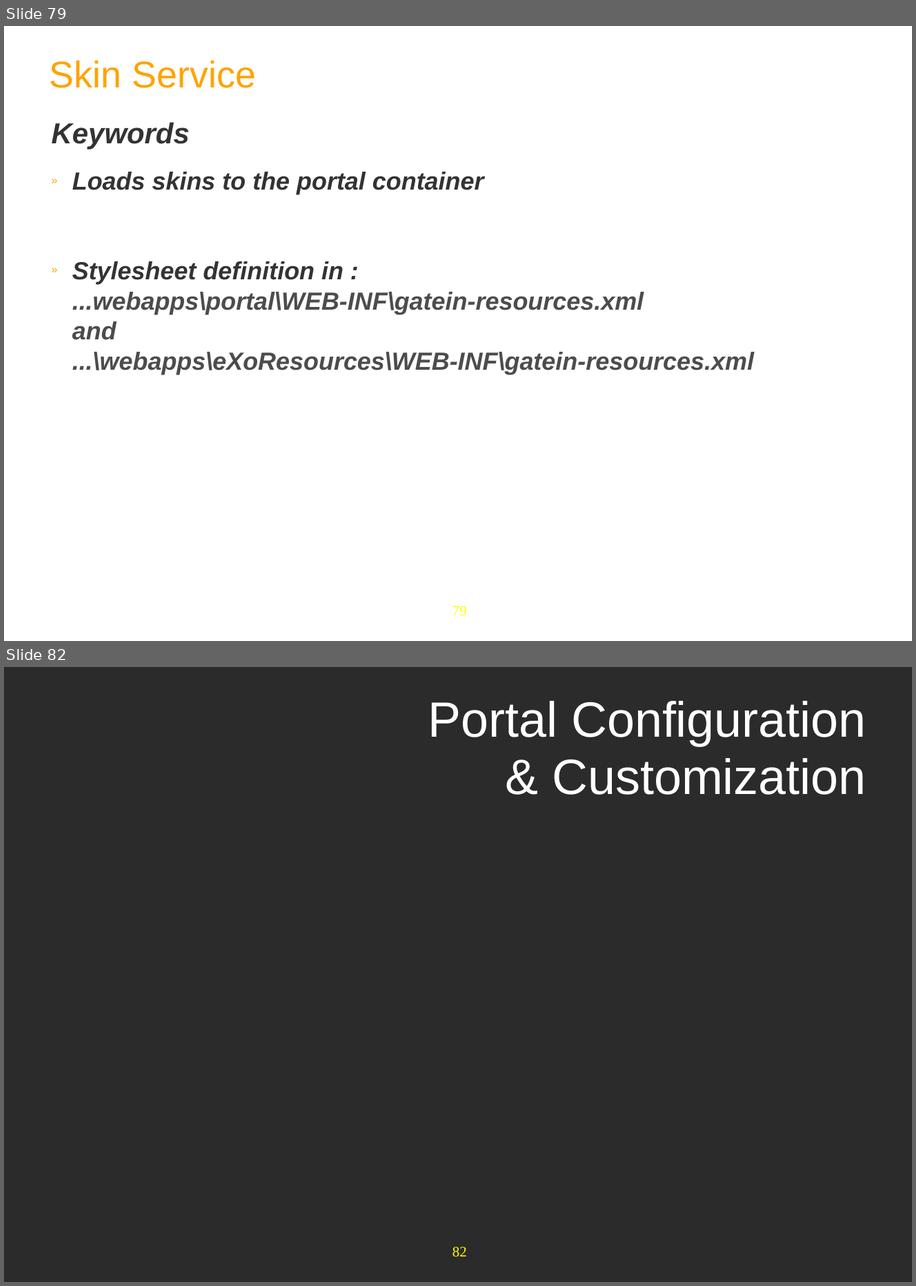
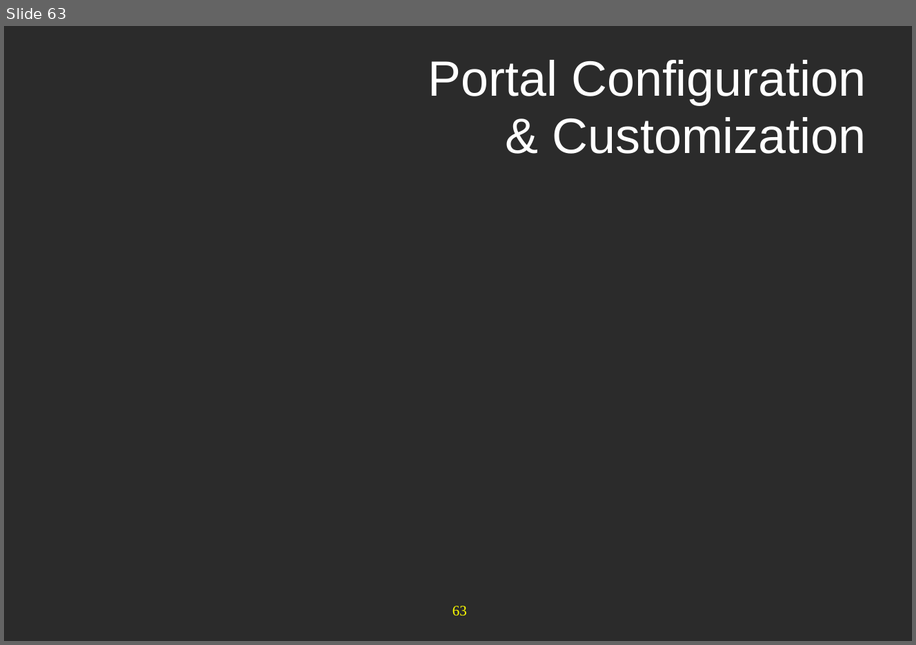
Before and after one commit to anhvurz90/training, a slide deck: exo-developer/210-configuration/slides/210-Portal-configuration-XDev-en.ppt. Shown one above the other, each under a label of ours: slides 79 and 82 before the commit, slide 63 after it; the slides between them are not shown. The pictures are 916x1286 and 916x645 pixels, drawn with LibreOffice and Linux fonts; fonts in the diff are those of the drawing; background and template pictures are left out; a plain dark background stands for a picture behind light text. Boxes give left, top, right and bottom in pixels: in the first picture for what was removed or moved away, otherwise in the second. Text is boxed around its words. In the diff, an @@ line names an element or a change of style, - is before the commit and + after.

```diff
--- a/exo-developer/210-configuration/slides/210-Portal-configuration-XDev-en.ppt
+++ b/exo-developer/210-configuration/slides/210-Portal-configuration-XDev-en.ppt
@@ slide 79 removed at (4,26,912,641), background #FFFFFF; not listed: 1 template element that a slide beside it also shows @@
@@ text removed at (50,60,256,88) @@
-Skin Service
@@ text removed at (52,122,754,374) @@
-Keywords
-» Loads skins to the portal container
-» Stylesheet definition in :
-  ...webapps\portal\WEB-INF\gatein-resources.xml
-  and
-  ...\webapps\eXoResources\WEB-INF\gatein-resources.xml
@@ what was slide 82 is now slide 63 @@
@@ page number at (452,606,467,615): text changed @@
-82
+63
```
Also in this commit, not shown: 3 slides changed, 18 other slides removed, 31 other files.
